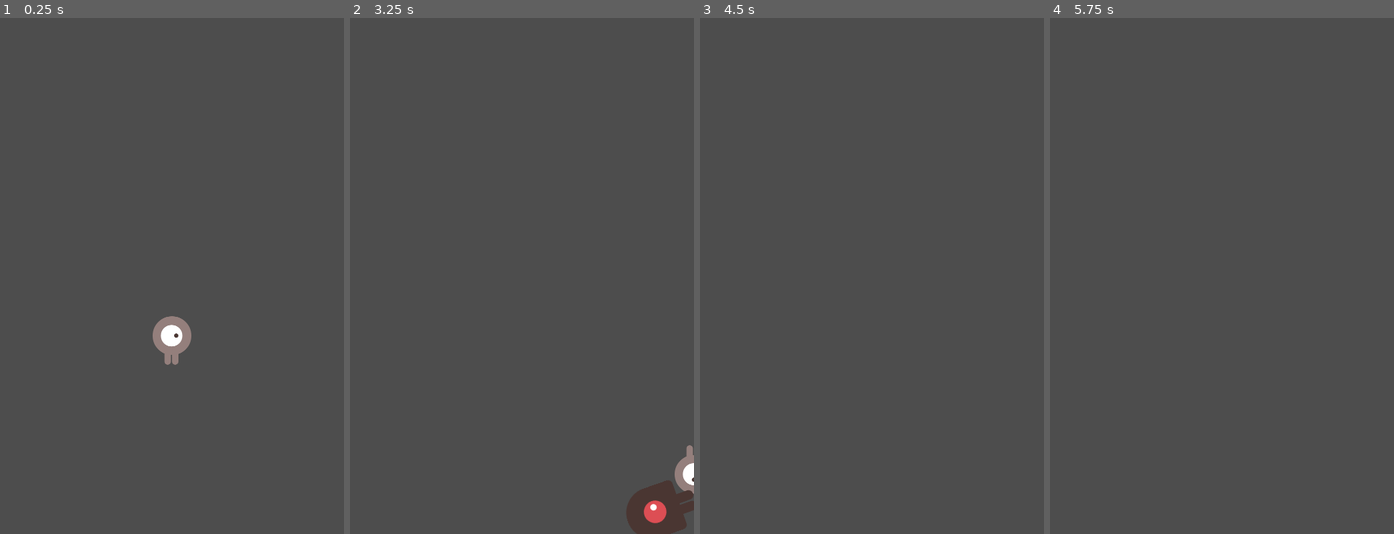
Above: before the commit, frames 1-4 (left to right).
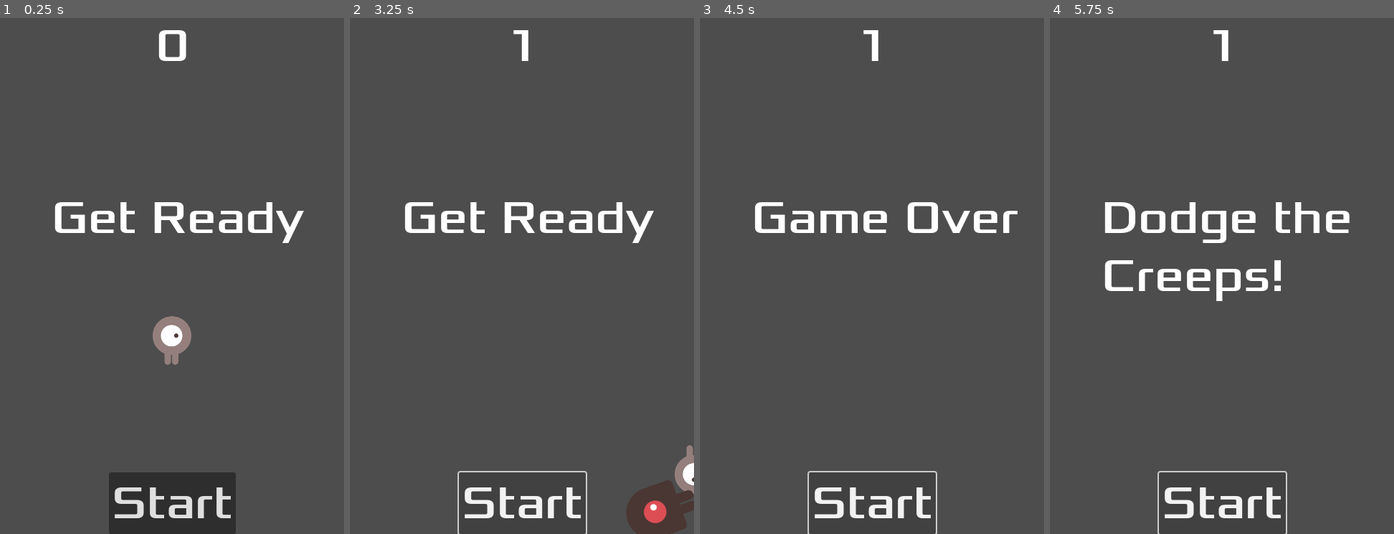
Above: after the commit, the same moments.

Repository: Cami-13/Mi-juego-en-2D
Game: Godot game, scene res://main.tscn
Two runs of this game, one before a commit and one after it. Both use one fixed random seed, a clock stepped at 60 frames per second and the inputs below.
Inputs (mouse positions are in pixels of both pictures, inside the frame that each line leads up to):
- Up to frame 1 (0.25 s): no input
- Up to frame 2 (3.25 s): click (522, 503) at 0.5 s, where only the run after the commit has a clickable "Start"; click (522, 503) at 1.25 s, where only the run after the commit has a clickable "Start"; tap Enter at 2 s; hold Right (move_right) 2.03-2.78 s; hold Down (move_down) from 2.78 s (still down)
- Up to frame 3 (4.5 s): release Down (move_down) at 3.53 s; hold Right (move_right) 3.53-4.28 s; tap Space at 4.25 s; hold Up (move_up) from 4.28 s (still down)
- Up to frame 4 (5.75 s): tap Enter at 5 s; release Up (move_up) at 5.03 s; hold Left (move_left) from 5.03 s (still down)

The runs differ from the first frame. In frame 1, 6.4% of the frame differs, in the area x 15-89%, y 2-100%; in frame 2, 3.0%; in frame 3, 2.9%; in frame 4, 4.1%.

Commit message:
Pantalla frontal

Diff:
--- /dev/null
+++ b/dodge-the-creeps!!/hud.gd
@@ -0,0 +1,30 @@
+extends CanvasLayer
+
+# Notifies `Main` node that the button has been pressed
+signal start_game
+
+func show_message(text):
+	$Message.text = text
+	$Message.show()
+	$MessageTimer.start()
+
+func show_game_over():
+	show_message("Game Over")
+	# Wait until the MessageTimer has counted down.
+	await $MessageTimer.timeout
+
+	$Message.text = "Dodge the Creeps!"
+	$Message.show()
+	# Make a one-shot timer and wait for it to finish.
+	await get_tree().create_timer(1.0).timeout
+	$StartButton.show()
+
+func update_score(score):
+	$ScoreLabel.text = str(score)
+
+func _on_start_button_pressed() -> void:
+	pass # Replace with function body.
+
+
+func _on_message_timer_timeout() -> void:
+	pass # Replace with function body.
--- /dev/null
+++ b/dodge-the-creeps!!/hud.tscn
@@ -0,0 +1,58 @@
+[gd_scene load_steps=3 format=3 uid="uid://13o2qnw6jxey"]
+
+[ext_resource type="Script" uid="uid://cbfu4c1l3cqb4" path="res://hud.gd" id="1_64ctp"]
+[ext_resource type="FontFile" uid="uid://cxisvo6xl0qrs" path="res://fonts/Xolonium-Regular.ttf" id="2_8sq4i"]
+
+[node name="HUD" type="CanvasLayer"]
+script = ExtResource("1_64ctp")
+
+[node name="ScoreLabel" type="Label" parent="."]
+anchors_preset = 5
+anchor_left = 0.5
+anchor_right = 0.5
+offset_left = -22.5
+offset_right = 22.5
+offset_bottom = 78.0
+grow_horizontal = 2
+theme_override_fonts/font = ExtResource("2_8sq4i")
+theme_override_font_sizes/font_size = 64
+text = "0"
+
+[node name="Message" type="Label" parent="."]
+anchors_preset = 8
+anchor_left = 0.5
+anchor_top = 0.5
+anchor_right = 0.5
+anchor_bottom = 0.5
+offset_left = -168.0
+offset_top = -120.0
+offset_right = 312.0
+offset_bottom = 112.0
+grow_horizontal = 2
+grow_vertical = 2
+theme_override_fonts/font = ExtResource("2_8sq4i")
+theme_override_font_sizes/font_size = 64
+text = "Dodge the Creeps!"
+autowrap_mode = 2
+
+[node name="StartButton" type="Button" parent="."]
+anchors_preset = 7
+anchor_left = 0.5
+anchor_top = 1.0
+anchor_right = 0.5
+anchor_bottom = 1.0
+offset_left = -88.5
+offset_top = -86.0
+offset_right = 88.5
+grow_horizontal = 2
+grow_vertical = 0
+theme_override_fonts/font = ExtResource("2_8sq4i")
+theme_override_font_sizes/font_size = 64
+text = "Start"
+
+[node name="MessageTimer" type="Timer" parent="."]
+wait_time = 2.0
+one_shot = true
+
+[connection signal="pressed" from="StartButton" to="." method="_on_start_button_pressed"]
+[connection signal="timeout" from="MessageTimer" to="." method="_on_message_timer_timeout"]
--- a/dodge-the-creeps!!/main.gd
+++ b/dodge-the-creeps!!/main.gd
@@ -6,14 +6,18 @@
 func game_over():
 	$ScoreTimer.stop()
 	$MobTimer.stop()
+	$HUD.show_game_over()
 
 func new_game():
 	score = 0
 	$Player.start($StartPosition.position)
 	$StartTimer.start()
+	$HUD.update_score(score)
+	$HUD.show_message("Get Ready")
 
 func _on_score_timer_timeout():
 	score += 1
+	$HUD.update_score(score)
 
 func _on_start_timer_timeout():
 	$MobTimer.start()
--- a/dodge-the-creeps!!/main.tscn
+++ b/dodge-the-creeps!!/main.tscn
@@ -1,8 +1,9 @@
-[gd_scene load_steps=5 format=3 uid="uid://5ejhlqafm21d"]
+[gd_scene load_steps=6 format=3 uid="uid://5ejhlqafm21d"]
 
 [ext_resource type="Script" uid="uid://dhin5jyaqaxb" path="res://main.gd" id="1_0xm2m"]
 [ext_resource type="PackedScene" uid="uid://c5twpm16hhtav" path="res://mob.tscn" id="2_1bvp3"]
 [ext_resource type="PackedScene" uid="uid://i2y1ac8p42y8" path="res://player.tscn" id="2_h2yge"]
+[ext_resource type="PackedScene" uid="uid://13o2qnw6jxey" path="res://hud.tscn" id="4_1bvp3"]
 
 [sub_resource type="Curve2D" id="Curve2D_1bvp3"]
 _data = {
@@ -33,7 +34,10 @@
 
 [node name="MobSpawnLocation" type="PathFollow2D" parent="MobPath"]
 
+[node name="HUD" parent="." instance=ExtResource("4_1bvp3")]
+
 [connection signal="hit" from="Player" to="." method="game_over"]
 [connection signal="timeout" from="MobTimer" to="." method="_on_mob_timer_timeout"]
 [connection signal="timeout" from="ScoreTimer" to="." method="_on_score_timer_timeout"]
 [connection signal="timeout" from="StartTimer" to="." method="_on_start_timer_timeout"]
+[connection signal="start_game" from="HUD" to="." method="new_game"]
Not shown, added: dodge-the-creeps!!/hud.gd.uid
